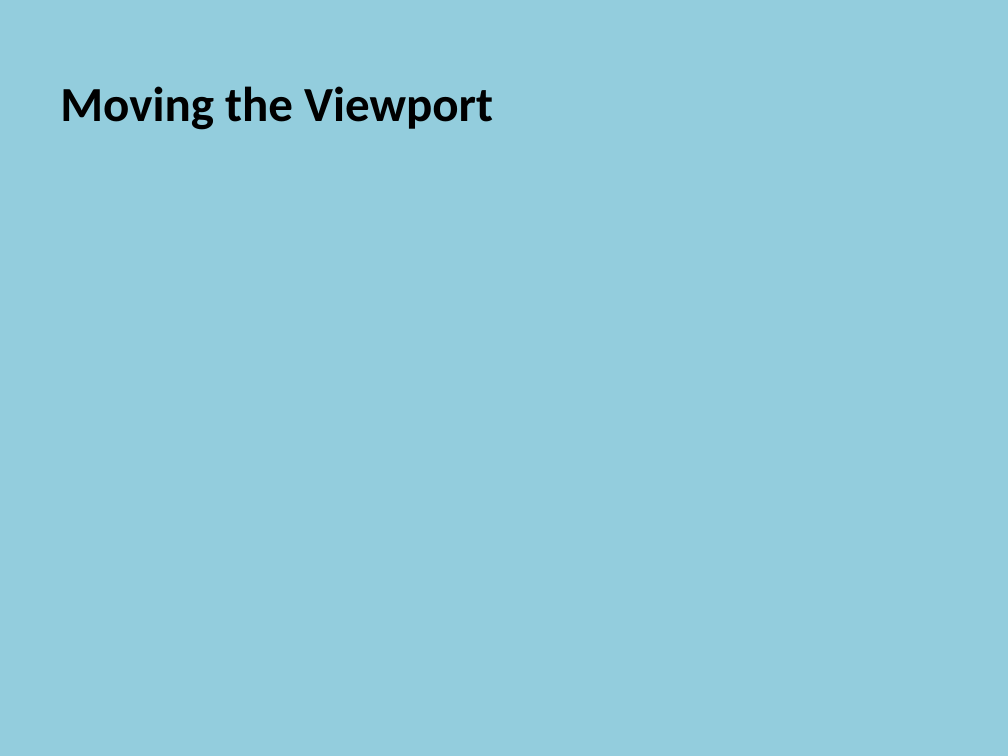
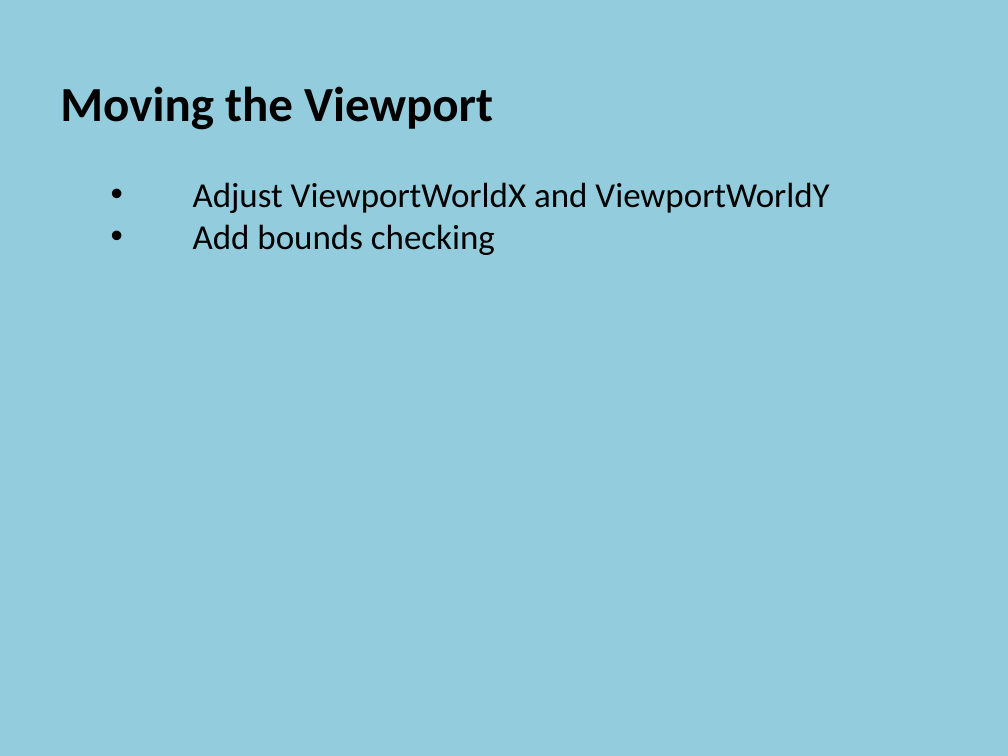
Before and after one commit to szetko/course-materials, a slide deck: slide 21 of Programming 4/07.1 Manual Scrolling Tile Map/07.1 Manual Scrolling Tile Map.pptx (slide 20 before the commit). Drawn at 1008x756 pixels with LibreOffice and Linux fonts; fonts in the diff are those of the drawing. Boxes give left, top, right and bottom in pixels: in the first picture for what was removed or moved away, otherwise in the second. Text is boxed around its words. In the diff, an @@ line names an element or a change of style, - is before the commit and + after.

```diff
--- a/Programming 4/07.1 Manual Scrolling Tile Map/07.1 Manual Scrolling Tile Map.pptx
+++ b/Programming 4/07.1 Manual Scrolling Tile Map/07.1 Manual Scrolling Tile Map.pptx
@@ text at [193, 182, 829, 255]: paragraphs added @@
+    • Adjust ViewportWorldX and ViewportWorldY
+    • Add bounds checking
```
Also in this commit, not shown: 10 other slides changed, 1 slide added, 1 other file.
